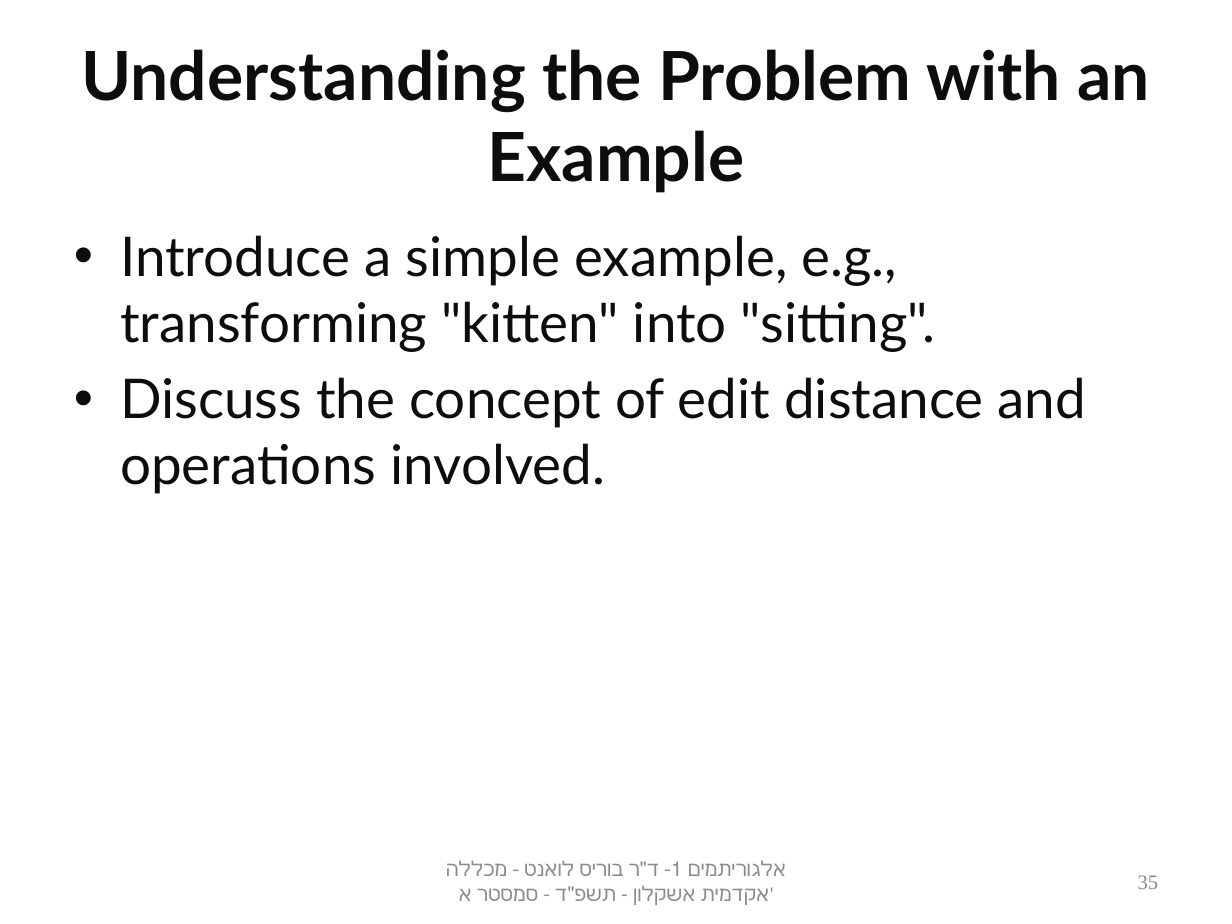
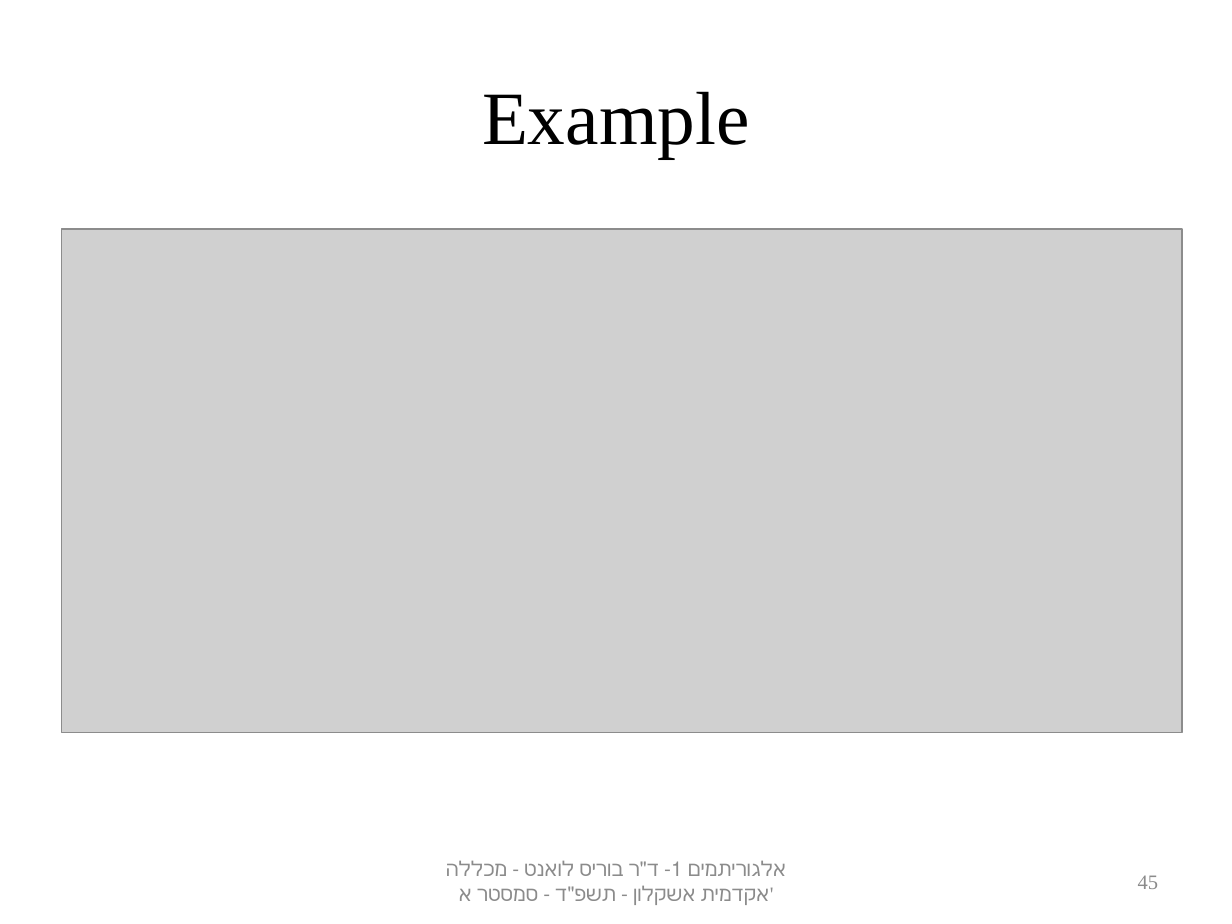
Before and after one commit to borislevant/algorithms, a slide deck: slide 45 of algorithms1_dynamic_programing.pptx (slide 35 before the commit). Drawn at 1232x924 pixels with LibreOffice and Linux fonts; fonts in the diff are those of the drawing; grey boxes stand for pictures. Boxes give left, top, right and bottom in pixels: in the first picture for what was removed or moved away, otherwise in the second. Text is boxed around its words. In the diff, an @@ line names an element or a change of style, - is before the commit and + after.

```diff
--- a/algorithms1_dynamic_programing.pptx
+++ b/algorithms1_dynamic_programing.pptx
@@ title at [482,91,749,158]: text changed; size 39.6 to 44 pt; font Lato to Times New Roman; text colour #0D0D0D to #000000; bold off @@
-Understanding the Problem with an Example
+Example
@@ picture added at [62,229,1181,733] @@
@@ text removed at [120,235,1086,494] @@
-• Introduce a simple example, e.g., transforming "kitten" into "sitting".
-• Discuss the concept of edit distance and operations involved.
@@ page number at [1138,875,1158,889]: text changed @@
-35
+45
```
Also in this commit, not shown: 6 other slides changed, 6 slides added.
